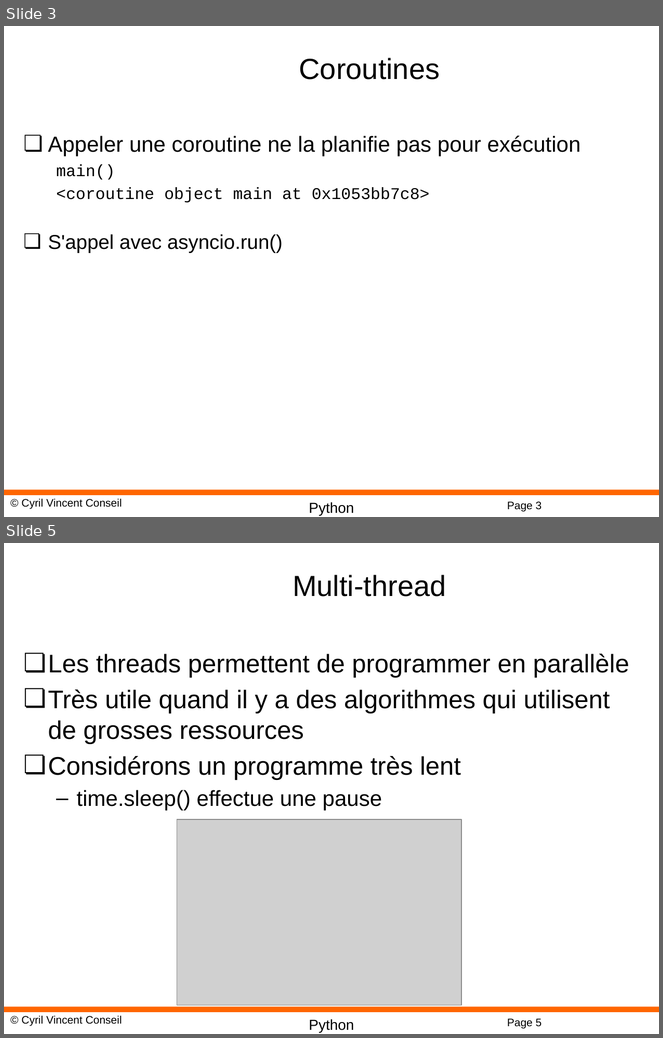
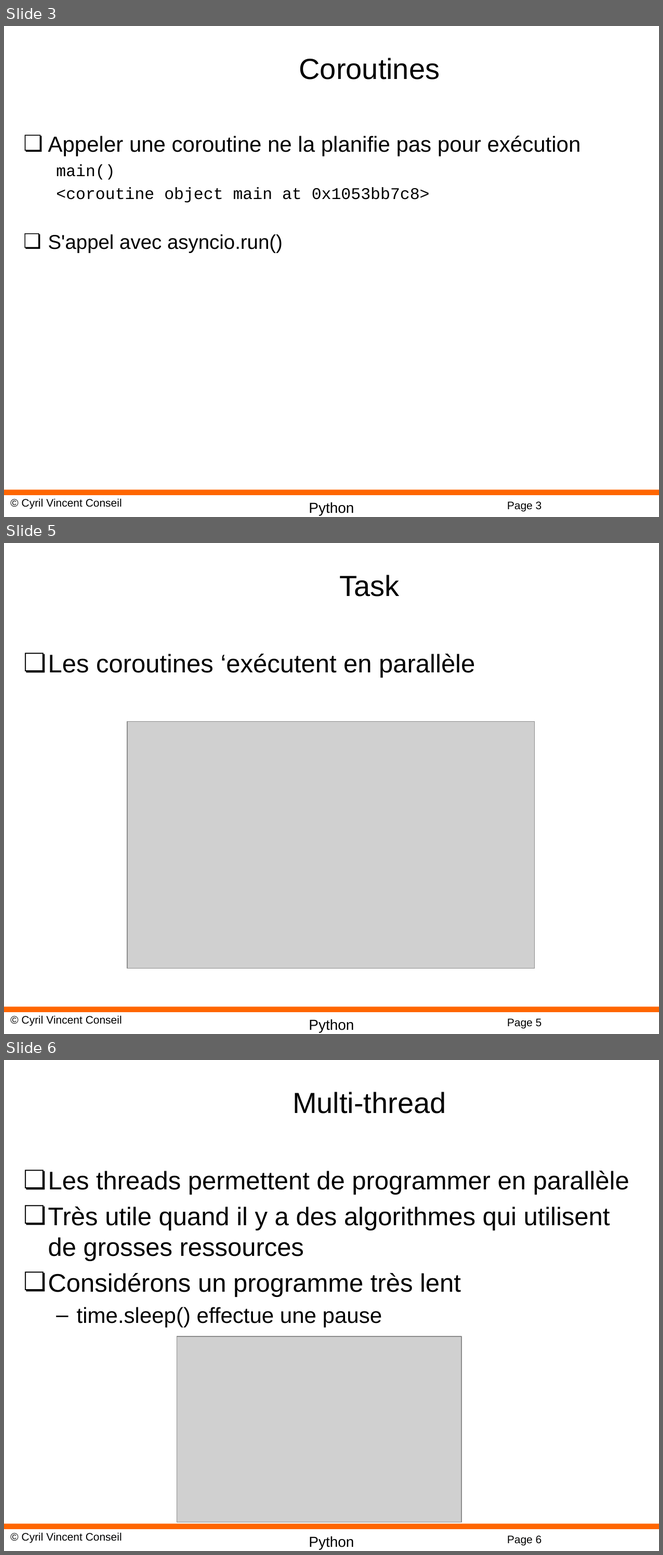
Before and after one commit to cyrilvincent/python, a slide deck: Python21-Threading.pptx. Shown one above the other, each under a label of ours: slides 3 and 5 before the commit, slides 3, 5 and 6 after it; the slides between them are not shown. The pictures are 663x1038 and 663x1555 pixels, drawn with LibreOffice and Linux fonts; fonts in the diff are those of the drawing; grey boxes stand for pictures; background and template pictures are left out. Boxes give left, top, right and bottom in pixels: in the first picture for what was removed or moved away, otherwise in the second. Text is boxed around its words. In the diff, an @@ line names an element or a change of style, - is before the commit and + after.

```diff
--- a/Python21-Threading.pptx
+++ b/Python21-Threading.pptx
@@ slide 5 added at bbox=[4, 543, 659, 1034], background #FFFFFF; not listed: 4 template elements that a slide beside it also shows @@
@@ title added at bbox=[339, 575, 399, 597], 32 pt, text #000000 @@
+Task
@@ text added at bbox=[48, 654, 475, 678], 28 pt, text #000000 @@
+❏ Les coroutines ‘exécutent en parallèle
@@ picture added at bbox=[127, 722, 535, 969] @@
@@ what was slide 5 is now slide 6 @@
@@ page number at bbox=[507, 1536, 542, 1546]: text changed @@
-Page 5
+Page 6
```
Also in this commit, not shown: 1 slide changed, 3 other files.
